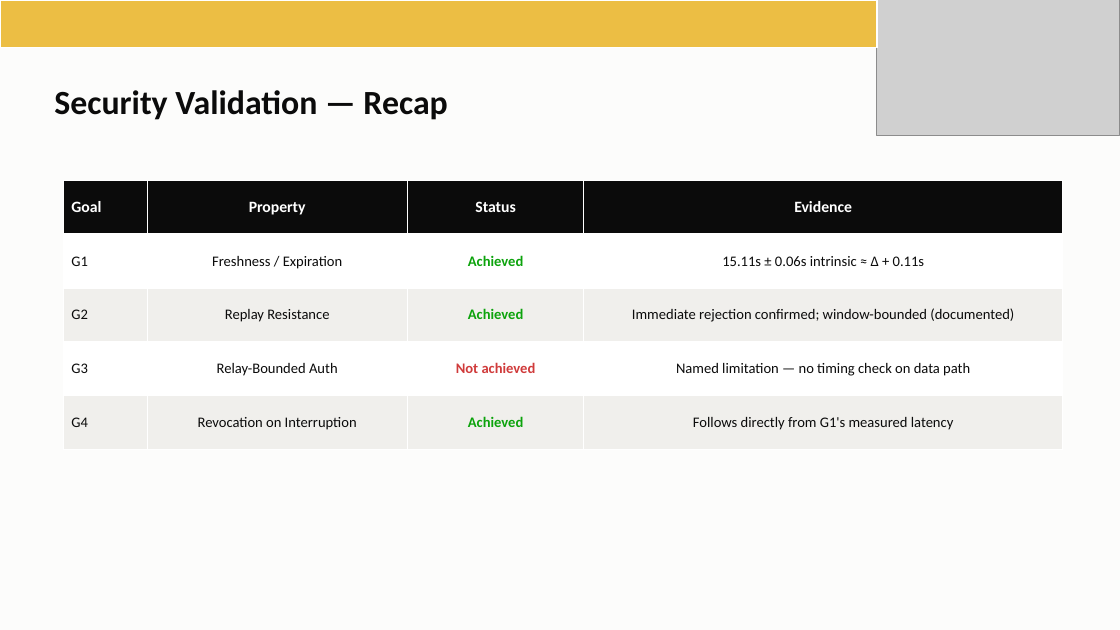
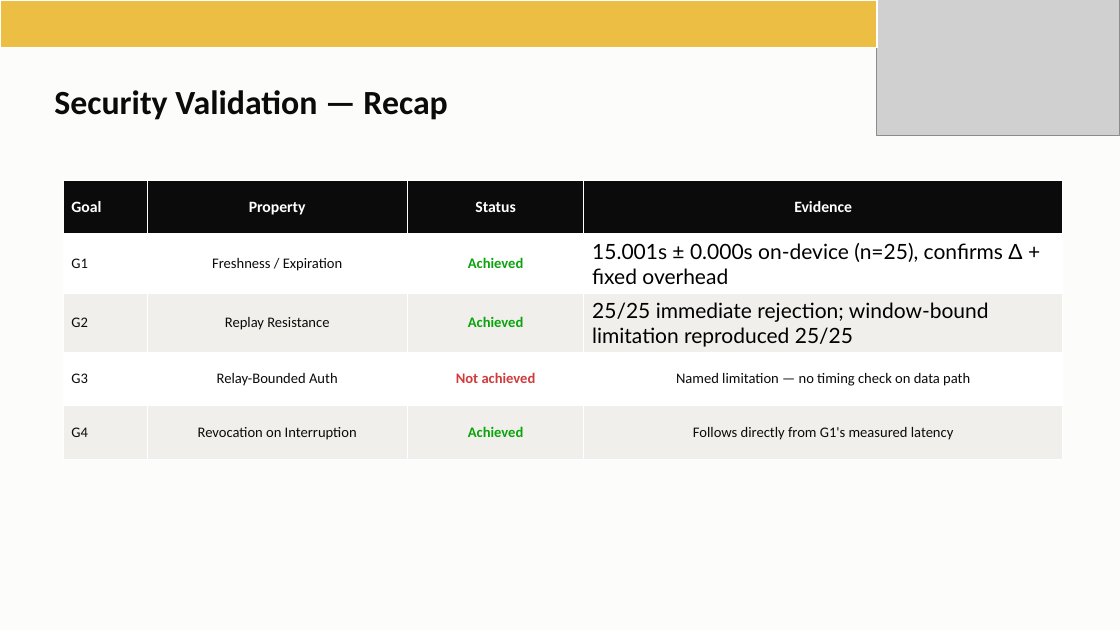
Before and after one commit to iotauth/lifi-auth, a slide deck: slide 24 of thesis_defense/lifi_thesis_defense.pptx. Drawn at 1120x630 pixels with LibreOffice and Linux fonts; fonts in the diff are those of the drawing; grey boxes stand for pictures. Boxes give left, top, right and bottom in pixels: in the first picture for what was removed or moved away, otherwise in the second. Text is boxed around its words. In the diff, an @@ line names an element or a change of style, - is before the commit and + after.

```diff
--- a/thesis_defense/lifi_thesis_defense.pptx
+++ b/thesis_defense/lifi_thesis_defense.pptx
@@ table at (63, 181, 1063, 450) @@
-row 2, column 4: 15.11s ± 0.06s intrinsic ≈ Δ + 0.11s
+row 2, column 4: 15.001s ± 0.000s on-device (n=25), confirms Δ + fixed overhead
-row 3, column 4: Immediate rejection confirmed; window-bounded (documented)
+row 3, column 4: 25/25 immediate rejection; window-bound limitation reproduced 25/25
```
